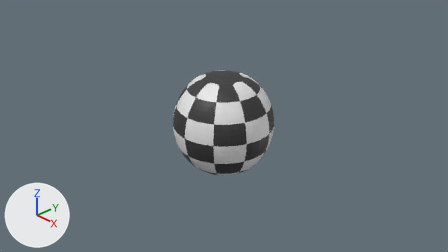
Renders of the Blender file Football Game/Assets/Models/Other Assets/Essential/Ball.blend from each side of a commit.
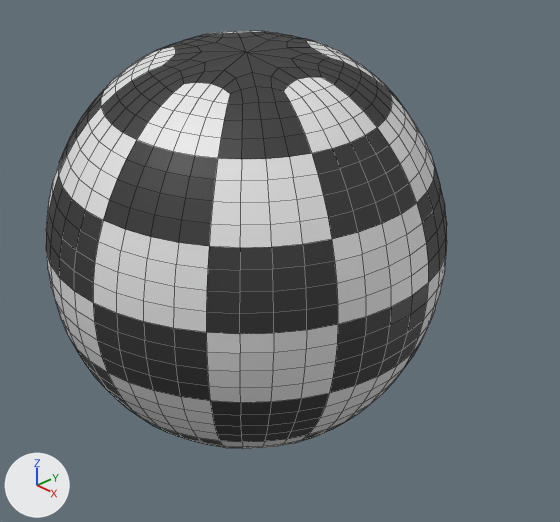
Each version is shown from the file's camera 'Camera', then close up on the part from 36% to 68% of the width and 25% to 77% of the height. The lights are fixed; the arrows at lower left show +X, +Y and +Z. The close-ups show mesh edges as thin lines.
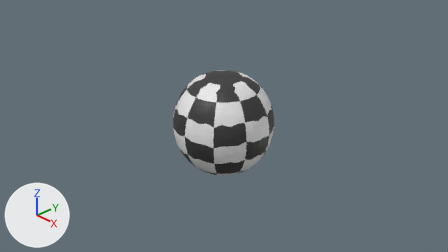
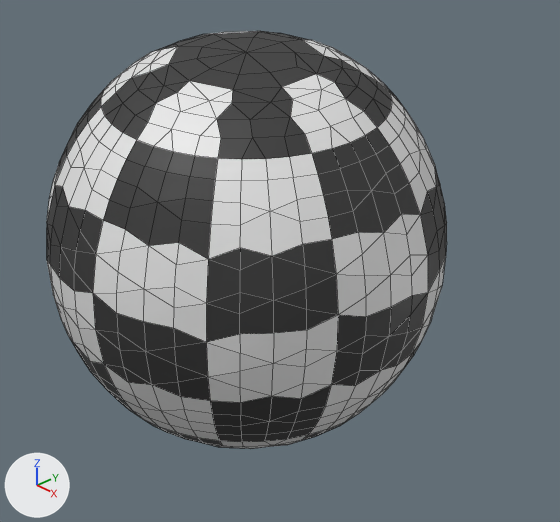
Location of each change, [x1, y1, x2, y2] in pixels of the close-ups (560 x 522 px):
'Sphere', modifiers changed
    before: [46, 31, 447, 449]
    after: [47, 31, 447, 449]

Edits to the bpy script that builds the scene:
```text
Change ob_sphere:
    add _m = ob_sphere.modifiers.new('Decimate', 'DECIMATE')
    add _m.ratio = 0.73
```
